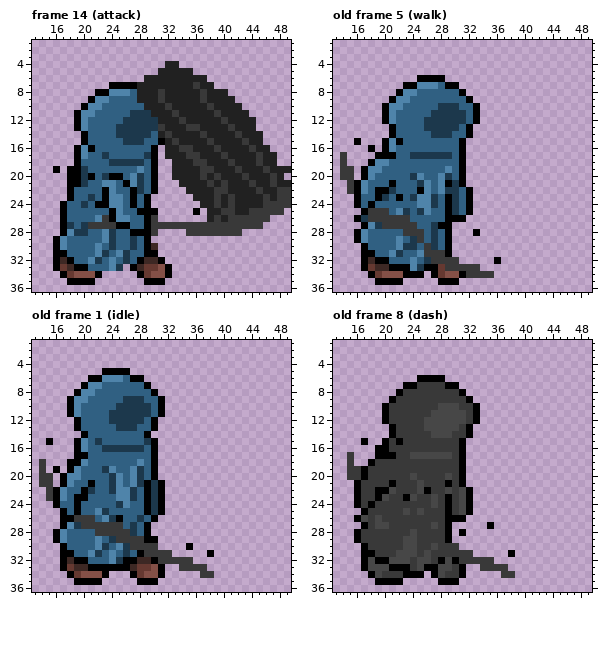
Two versions of one pixel-art file, assets/graphics/aseprites/marze.aseprite. Above, as it was before the edit.
50x40 pixels, 15 frames. Colours within 5 levels of each other are drawn and written as one. Shown: frame 14 (attack): x 13..49, y 1..36; old frame 5 (walk): x 13..49, y 1..36; old frame 1 (idle): x 13..49, y 1..36; old frame 8 (dash): x 13..49, y 1..36. The commit also changed other frames, which this record leaves out.
Now the later version:
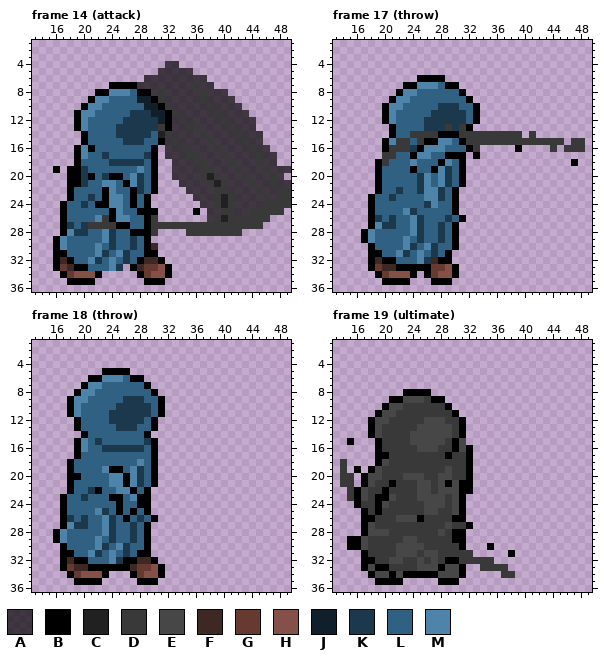
Palette (. is transparent): A #000000ac  B #000000  C #212121  D #393939  E #474747  F #3d2824  G #663931  H #845047  J #101f2a  K #1c384c  L #306082  M #4f84aa
A new or re-ordered frame is compared with the old frame closest to it.
Message: Increased player attacks hitbox
Edits made:
frames 15 -> 21
Changed rows in their new state; - is an unchanged pixel.
Frame 14 (attack), layer "dark sword":
first column x 28:
 4 ----AA----------------
 5 ---AAAAA--------------
 6 -AAAAAAAAA------------
 7 AAAAAAAA-AA-----------
 8 BBA-AAAAA-AAA---------
 9 JJB-AAAAA-AAAA--------
10 -JJB-AAAAA-AAAA-------
11 --JJB-AAAAA-AAAA------
12 ---JBA-AAAAA-AAAA-----
13 ----BAA--AAAA-AAA-----
14 -----AAAA-AAAA-AAA----
15 ----A-AAAA-AAAA-AA----
16 ----AA--AAA-AAAA-AA---
17 ----AAA--AAA-AAAA-AA--
18 -----AAA--AAA-AAA-AA--
19 -----AAAA--AAA-AAA-AAA
20 -----AAAA---AAA-AAA-A-
21 ------AAAA---AAA-AA-AA
22 -------AAAA--AAAA-AA--
23 --------AAA---AAAA-A--
24 ---------AA---AAAA----
25 ----------AA--AA------
26 ----------A-----------
Frame 17 (throw) is new; against old frame 5 (walk):
first column x 14:
13 ---------------D-D-----------------
14 ----------DDDDBBBDDDDDDDDD-D-------
15 --.-----DD-DBBMM--DDDDDDDDDDDDDD-DD
16 ----.--DDDKBMMM--LBD-----B----D-DDD
17 .----.DD--BMMLLBB--B---------------
18 .---.BD---M---BM-----------------B-
19 ..-..B----B--BMK-------------------
20 ..-..B----LKM----------------------
21 -....B-L-------KL------------------
22 -....-LLK--K-MKLB..----------------
23 --..BLLKL-LL-MKLB..----------------
24 --..-------LKM-LB..----------------
25 ---.BLL-LMKLL--LB..----------------
26 --..BKLKLLMK---KL------------------
27 ---.BMKKLLMK-LKLB------------------
28 --.BM----LMK-LKLB--.---------------
29 --.BM---LMLK-LKLB------------------
30 ---.B---LM--M--LB------------------
31 ---.-B-LMK--LKL--------------------
32 ---.BF-B--LM-FBB.-----.------------
33 ---.BG-F--BB-G-HB...---------------
34 ----.BG--H-.BGH-B.....-------------
35 -----.---B---B--.------------------
Frame 18 (throw) is new; against old frame 1 (idle), layers "arms", "dark sword":
first column x 14:
15 -.-----------------------
17 ------L------------------
18 .----LL------------------
19 .-.--L---MBB-------------
20 ..-.BB----M-B------------
21 ..-.B--L--M-B--LB.-------
22 -...B-L-B-L--B--..-------
23 -..B-LK---BBLMB-..-------
24 --.B-L-----BL-B-..-------
25 -----L-----B-B--..-------
26 ----KLKL---LB------------
27 ------KLLMKL-------------
28 --------LMKLL------------
29 -----------LLKL-.--------
30 -------------LLB.----.---
31 ---------------B...-----.
32 -----------------.....---
33 --------------------....-
34 -----------------------..
Frame 19 (ultimate) is new; against old frame 8 (dash):
first column x 14:
 6 -----------....-------
 7 ---------........-----
 8 --------.BBBB.....----
 9 --------BEEE-BB....---
10 -------EE-----DB....--
11 -----BEE-----DDDB...--
12 ----BEE--------DDB..--
13 ----BEDD---E----DB.---
14 ----BEDD--EEE----B.---
15 -B-.-BD-D-EEEEE-BE----
16 ------D----EEE--BEB---
17 -.-----D--DDDDDB-DB---
18 D.--.BE----------DB---
19 D.B.BE---------E-DB---
20 D-.-EE---E-E--E--DB---
21 DD.BE-------E-E-E-B---
22 -D-E-D-D----E-E-EB----
23 -D-E--BE-DDEE-EDEB.---
24 ----DBE-----E-EDEB.---
25 -----B---D-DEE-DEB.---
26 --.BBD--EEEB---D------
27 ----EDD------D-EDDB--.
28 --.BEEE---D---EDB-----
29 -B-E-----------DBB----
30 -BBE----E--E-D---B---B
31 ----D--------E--------
32 ----BDD--D--DEDB------
33 -----BBDDD--EEB-E-----
34 ------EBE---B--EE-----
